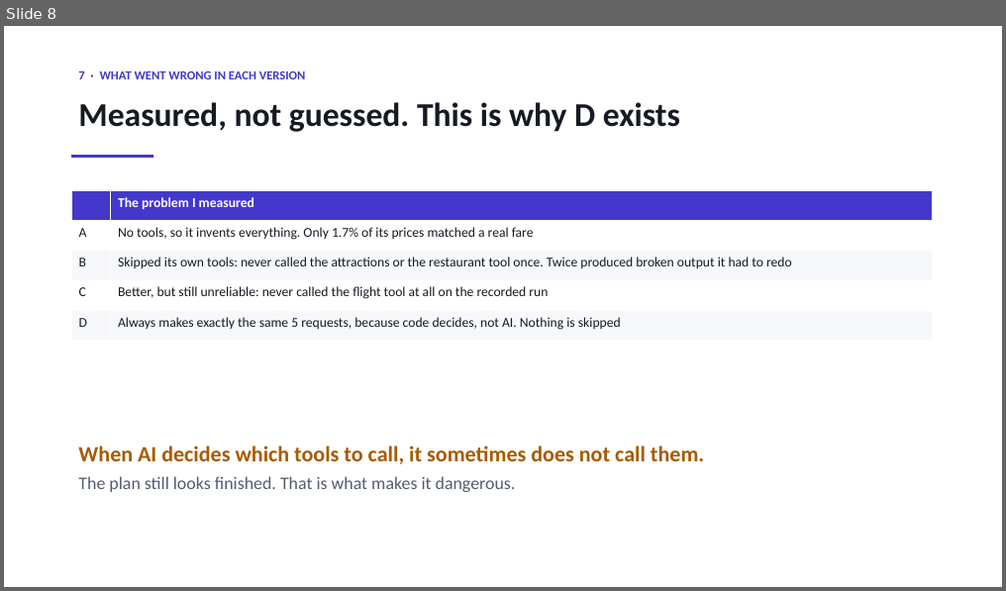
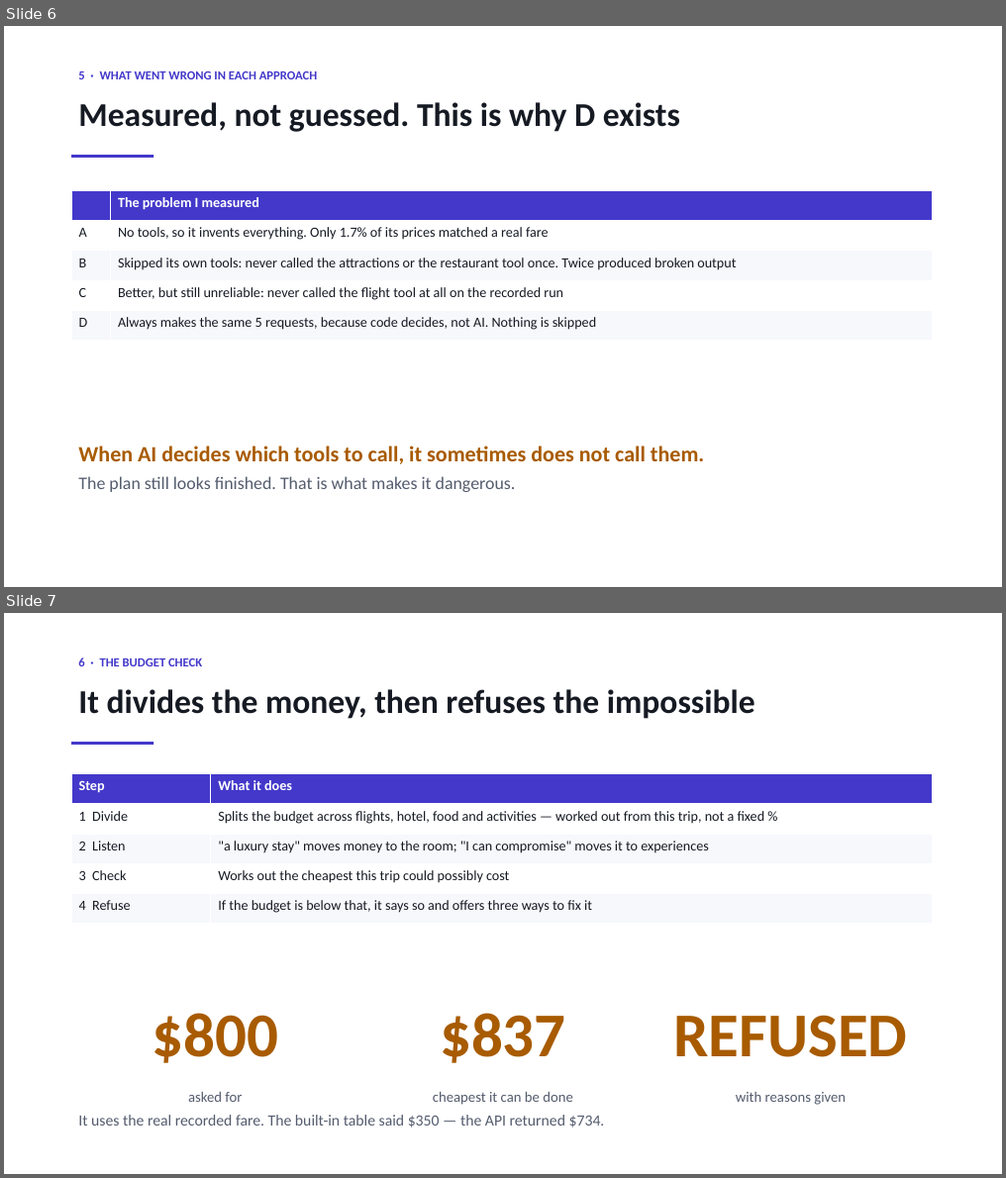
Before and after one commit to sherali143/Trip-Planner, a slide deck: submission/CMP7200_Viva_Presentation.pptx. Shown one above the other, each under a label of ours: slide 8 before the commit, slides 6 and 7 after it. The pictures are 1006x591 and 1006x1178 pixels, drawn with LibreOffice and Linux fonts; fonts in the diff are those of the drawing. Boxes give left, top, right and bottom in pixels: in the first picture for what was removed or moved away, otherwise in the second. Text is boxed around its words. In the diff, an @@ line names an element or a change of style, - is before the commit and + after.

```diff
--- a/submission/CMP7200_Viva_Presentation.pptx
+++ b/submission/CMP7200_Viva_Presentation.pptx
@@ slide 7 added at bbox=[4, 613, 1002, 1174], background #FFFFFF @@
@@ text added at bbox=[78, 658, 202, 666], 12 pt, text #4338CA, bold @@
+6 · THE BUDGET CHECK
@@ text added at bbox=[78, 689, 755, 719], 32 pt, text #161A23, bold @@
+It divides the money, then refuses the impossible
@@ rectangle added at bbox=[71, 742, 153, 745], fill #4338CA @@
@@ table added at bbox=[71, 774, 933, 924], 5 rows, 2 columns @@
+Step | What it does
+1 Divide | Splits the budget across flights, hotel, food and activities — worked out from this trip, not a fixed %
+2 Listen | "a luxury stay" moves money to the room; "I can compromise" moves it to experiences
+3 Check | Works out the cheapest this trip could possibly cost
+4 Refuse | If the budget is below that, it says so and offers three ways to fix it
@@ text added at bbox=[152, 1013, 279, 1063], 60 pt, text #A85B00, bold @@
+$800
@@ text added at bbox=[440, 1013, 566, 1063], 60 pt, text #A85B00, bold @@
+$837
@@ text added at bbox=[673, 1015, 907, 1058], 60 pt, text #A85B00, bold @@
+REFUSED
@@ text added at bbox=[78, 1115, 605, 1128], 15 pt, text #545C6E @@
+It uses the real recorded fare. The built-in table said $350 — the API returned $734.
@@ text added at bbox=[188, 1092, 242, 1102], 14 pt, text #545C6E @@
+asked for
@@ text added at bbox=[433, 1092, 572, 1105], 14 pt, text #545C6E @@
+cheapest it can be done
@@ text added at bbox=[736, 1092, 846, 1105], 14 pt, text #545C6E @@
+with reasons given
@@ what was slide 8 is now slide 6 @@
@@ slide 6 changed as well @@
@@ text at bbox=[78, 71, 317, 79]: text changed @@
-7 · WHAT WENT WRONG IN EACH VERSION
+5 · WHAT WENT WRONG IN EACH APPROACH
@@ table at bbox=[71, 190, 933, 341] @@
-row 3, column 2: Skipped its own tools: never called the attractions or the restaurant tool once. Twice produced broken output it had to redo
+row 3, column 2: Skipped its own tools: never called the attractions or the restaurant tool once. Twice produced broken output
-row 5, column 2: Always makes exactly the same 5 requests, because code decides, not AI. Nothing is skipped
+row 5, column 2: Always makes the same 5 requests, because code decides, not AI. Nothing is skipped
@@ size 13 to 13.5 pt in "The problem I measured", "A", "No tools, so it invents everything. Only ...", "B" and 3 more places @@
```
Also in this commit, not shown: 5 other slides changed, 3 other slides added, 9 slides removed, 3 other files.
